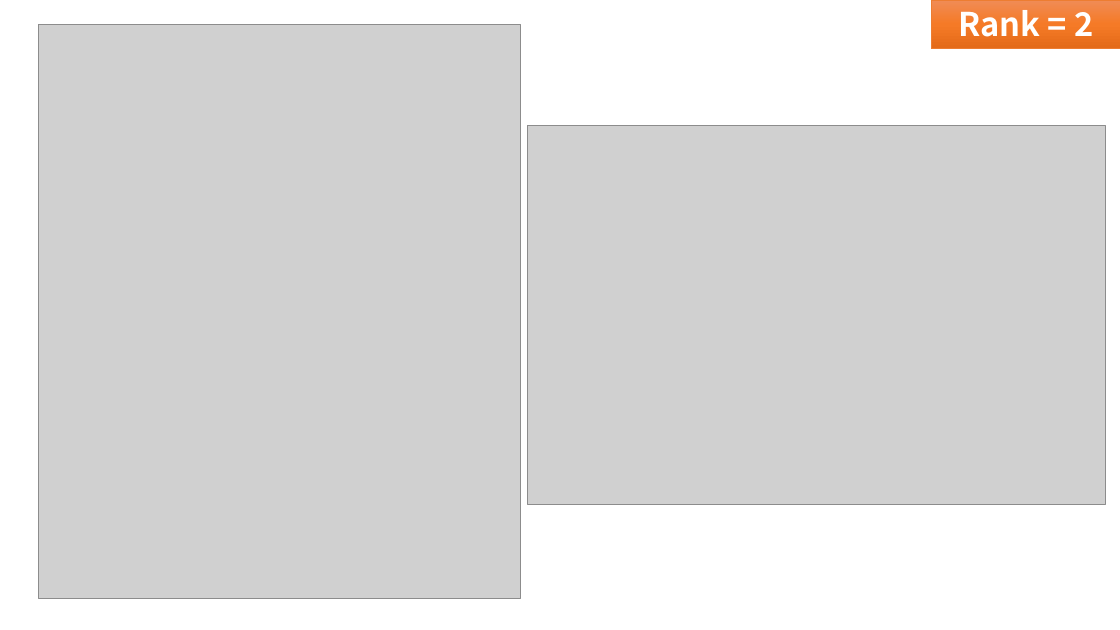
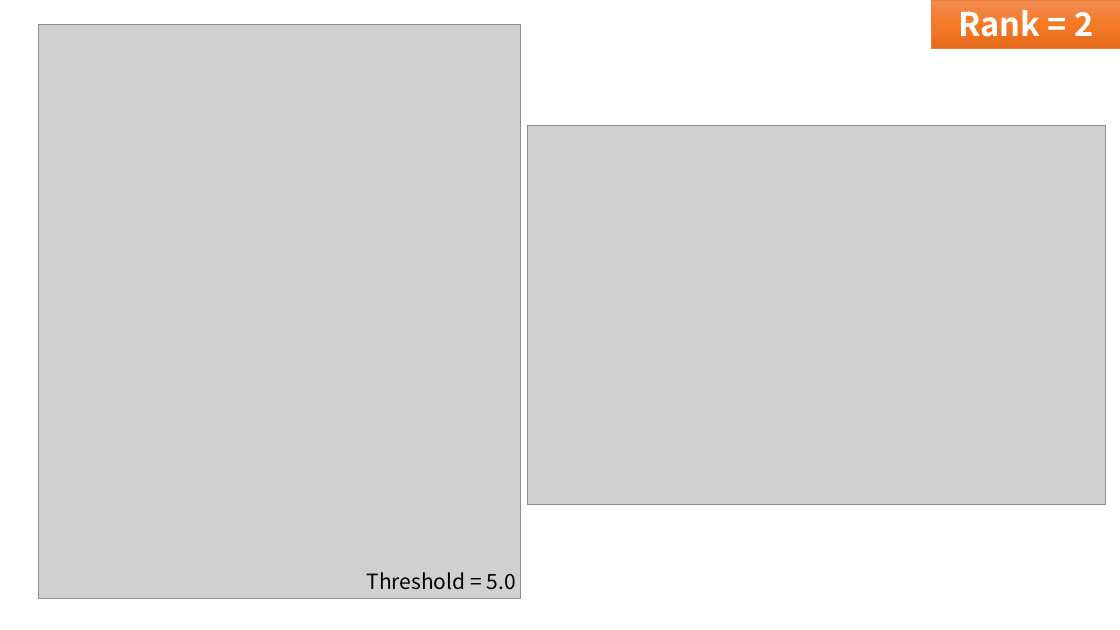
Before and after one commit to leeym950/NMF_Rectal_Cancer, a slide deck: slide 8 of KoreantoTCGA/[KtT]Rectal_cancer_classification.pptx. Drawn at 1120x630 pixels with LibreOffice and Linux fonts; fonts in the diff are those of the drawing; grey boxes stand for pictures. Boxes give left, top, right and bottom in pixels: in the first picture for what was removed or moved away, otherwise in the second. Text is boxed around its words. In the diff, an @@ line names an element or a change of style, - is before the commit and + after.

```diff
--- a/KoreantoTCGA/[KtT]Rectal_cancer_classification.pptx
+++ b/KoreantoTCGA/[KtT]Rectal_cancer_classification.pptx
@@ text added at box(366, 572, 516, 590), 18 pt, text #000000 @@
+Threshold = 5.0
```
Also in this commit, not shown: 1 other slide changed, 1 slide removed, 1 other file.
